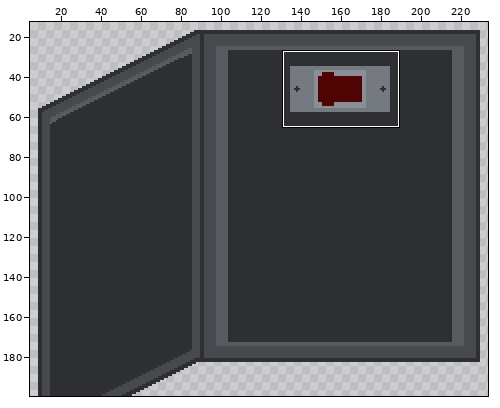
Edited in one commit: pixel-art file (Assets/UI/Circuits/BreakerBox.aseprite). The picture above shows the old version from afar; the outline marks the close-up.
Close-up. Before the commit:
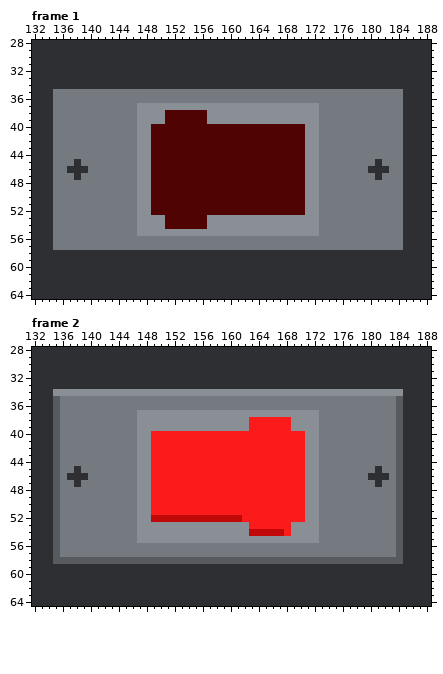
320x200 pixels, 2 frames. Colours within 5 levels of each other are drawn and written as one. Shown: frame 1: x 132..188, y 28..64; frame 2: x 132..188, y 28..64. The wide view leaves out empty margins.
Once edited:
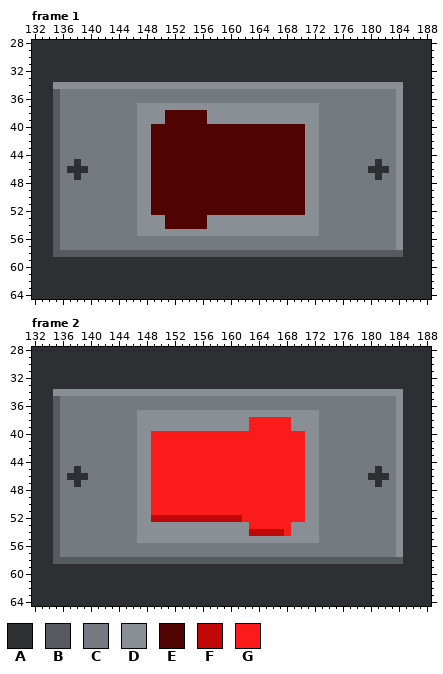
Palette (. is transparent): A #2d2f32  B #575b60  C #757a80  D #898f95  E #4f0303  F #c10808  G #fb1b1b
The exact change:
Frame 1, layer "MainBreaker":
y 34: x 135..184 AAAAAAAAAAAAAAAAAAAAAAAAAAAAAAAAAAAAAAAAAAAAAAAAAA -> DDDDDDDDDDDDDDDDDDDDDDDDDDDDDDDDDDDDDDDDDDDDDDDDDD
y 35..57: x 135 C -> B; x 184 C -> D
y 58: x 135..184 AAAAAAAAAAAAAAAAAAAAAAAAAAAAAAAAAAAAAAAAAAAAAAAAAA -> BBBBBBBBBBBBBBBBBBBBBBBBBBBBBBBBBBBBBBBBBBBBBBBBBB
Frame 2, layer "MainBreaker":
y 35..57: x 184 B -> D
